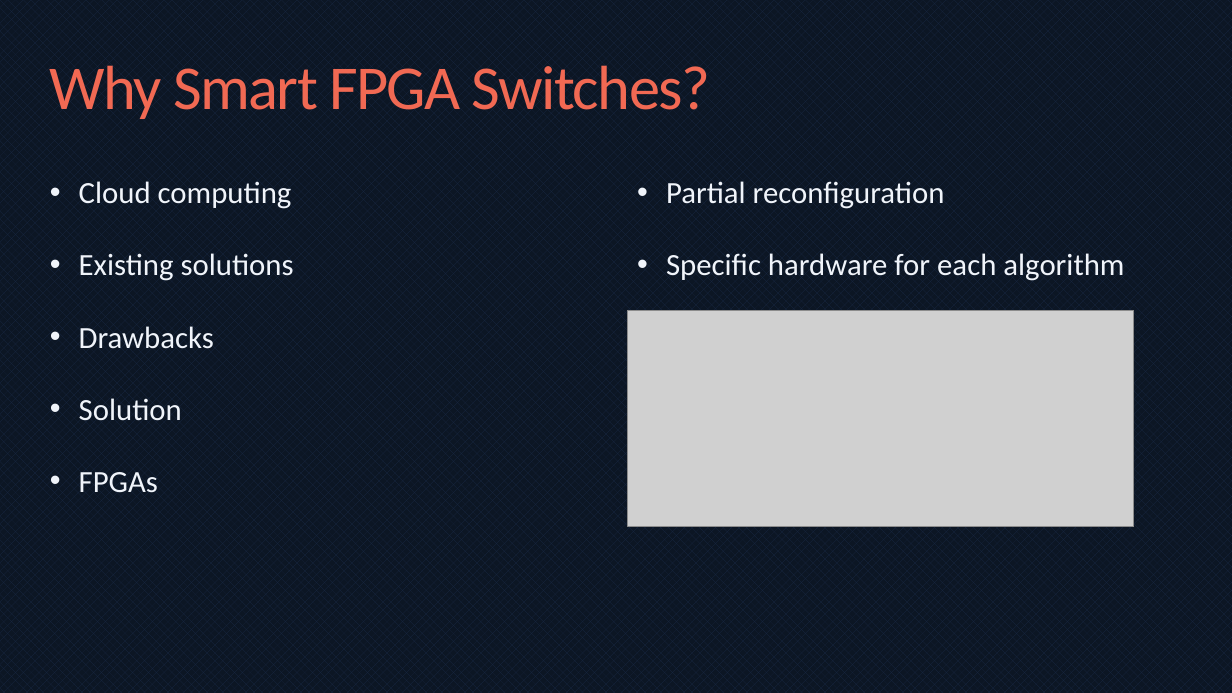
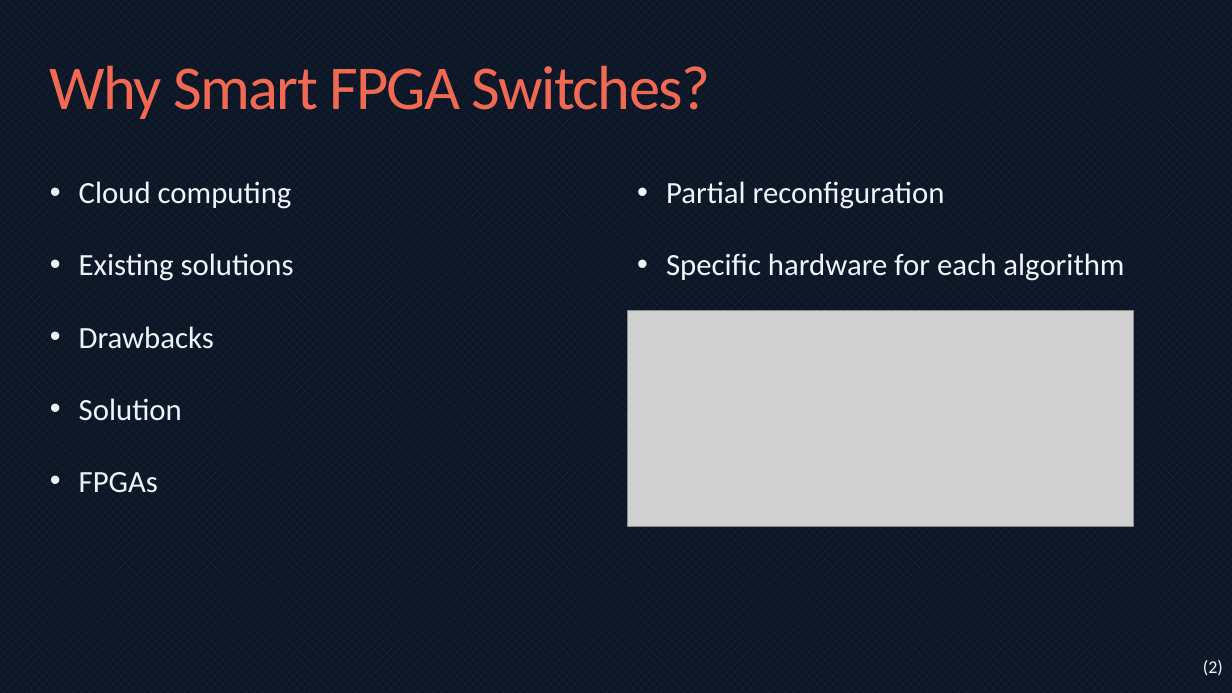
Before and after one commit to bmaximuml/CS351-Reports, a slide deck: slide 11 of Presentation/Network Switch Design on FPGAs.pptx. Drawn at 1232x693 pixels with LibreOffice and Linux fonts; fonts in the diff are those of the drawing; grey boxes stand for pictures. Boxes give left, top, right and bottom in pixels: in the first picture for what was removed or moved away, otherwise in the second. Text is boxed around its words. In the diff, an @@ line names an element or a change of style, - is before the commit and + after.

```diff
--- a/Presentation/Network Switch Design on FPGAs.pptx
+++ b/Presentation/Network Switch Design on FPGAs.pptx
@@ text added at [1203,660,1223,676], 14 pt, text #F0F4FA @@
+(2)
```
Also in this commit, not shown: 9 other slides changed, 3 slides added, 1 slide removed, 1 other file.
